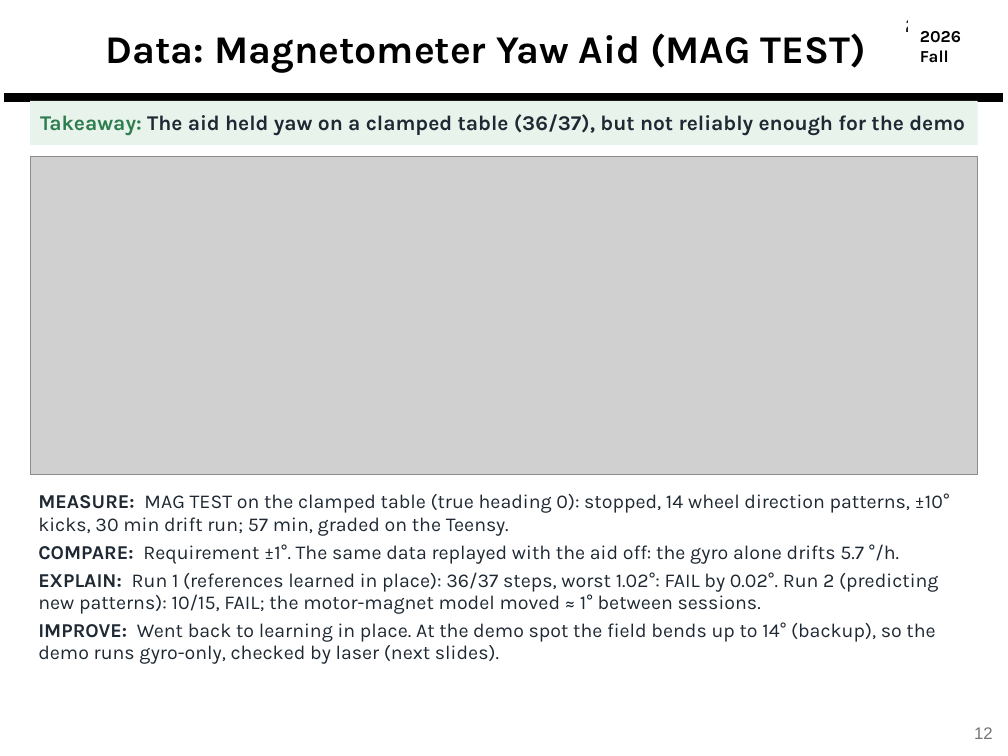
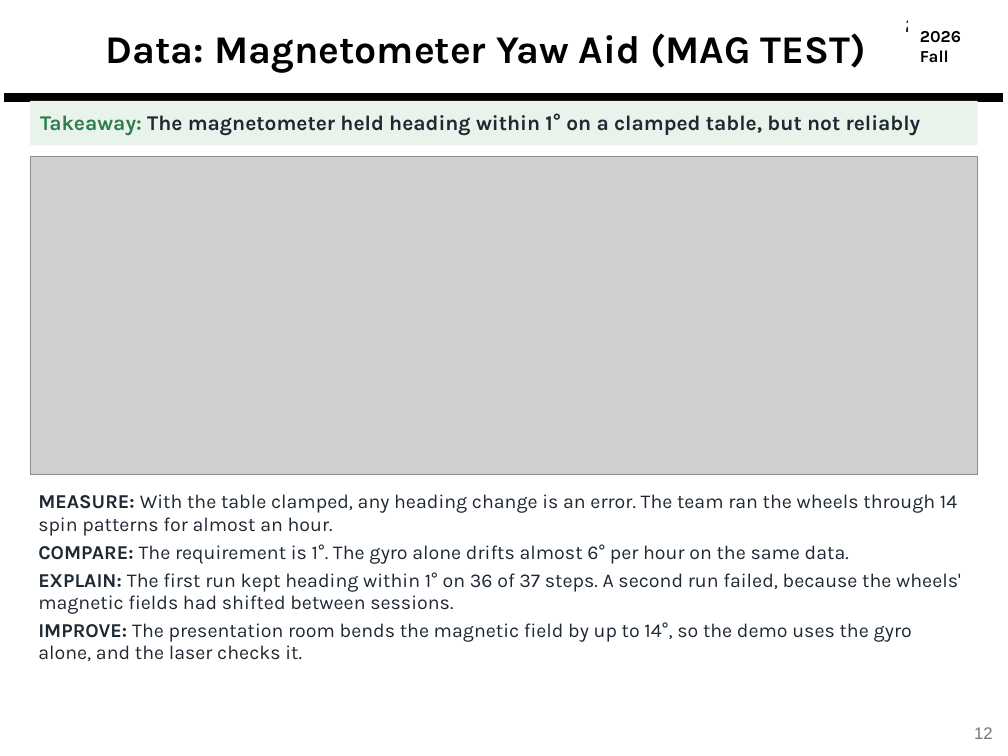
Before and after one commit to derek-weissinger-usafa/Astro-331-Lab-8, a slide deck: slide 12 of Reports/Astro 331 Lab 8_2_3 Body Final Pres.pptx. Drawn at 1008x756 pixels with LibreOffice and Linux fonts; fonts in the diff are those of the drawing; grey boxes stand for pictures; background and template pictures are left out. Boxes give left, top, right and bottom in pixels: in the first picture for what was removed or moved away, otherwise in the second. Text is boxed around its words. In the diff, an @@ line names an element or a change of style, - is before the commit and + after.

```diff
--- a/Reports/Astro 331 Lab 8_2_3 Body Final Pres.pptx
+++ b/Reports/Astro 331 Lab 8_2_3 Body Final Pres.pptx
@@ text in rectangle at <box>40,113,921,136</box>: text changed @@
-Takeaway: The aid held yaw on a clamped table (36/37), but not reliably enough for the demo
+Takeaway: The magnetometer held heading within 1° on a clamped table, but not reliably
@@ text at <box>38,494,961,661</box>: text changed @@
-MEASURE: MAG TEST on the clamped table (true heading 0): stopped, 14 wheel direction patterns, ±10° kicks, 30 min drift run; 57 min, graded on the Teensy.
-COMPARE: Requirement ±1°. The same data replayed with the aid off: the gyro alone drifts 5.7 °/h.
-EXPLAIN: Run 1 (references learned in place): 36/37 steps, worst 1.02°: FAIL by 0.02°. Run 2 (predicting new patterns): 10/15, FAIL; the motor-magnet model moved ≈ 1° between sessions.
-IMPROVE: Went back to learning in place. At the demo spot the field bends up to 14° (backup), so the demo runs gyro-only, checked by laser (next slides).
+MEASURE: With the table clamped, any heading change is an error. The team ran the wheels through 14 spin patterns for almost an hour.
+COMPARE: The requirement is 1°. The gyro alone drifts almost 6° per hour on the same data.
+EXPLAIN: The first run kept heading within 1° on 36 of 37 steps. A second run failed, because the wheels' magnetic fields had shifted between sessions.
+IMPROVE: The presentation room bends the magnetic field by up to 14°, so the demo uses the gyro alone, and the laser checks it.
```
Also in this commit, not shown: 42 other slides changed, 2 other files.
